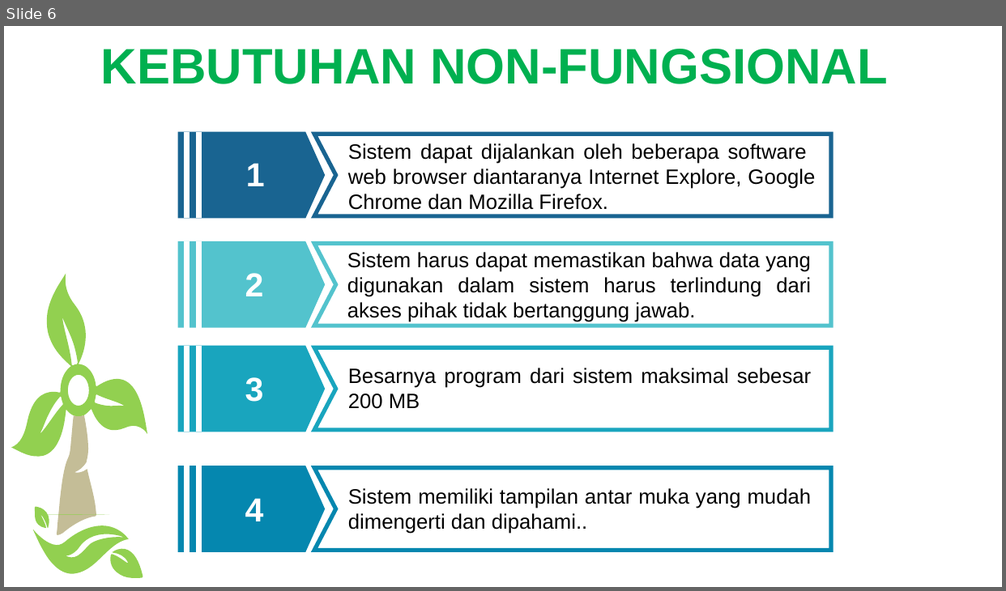
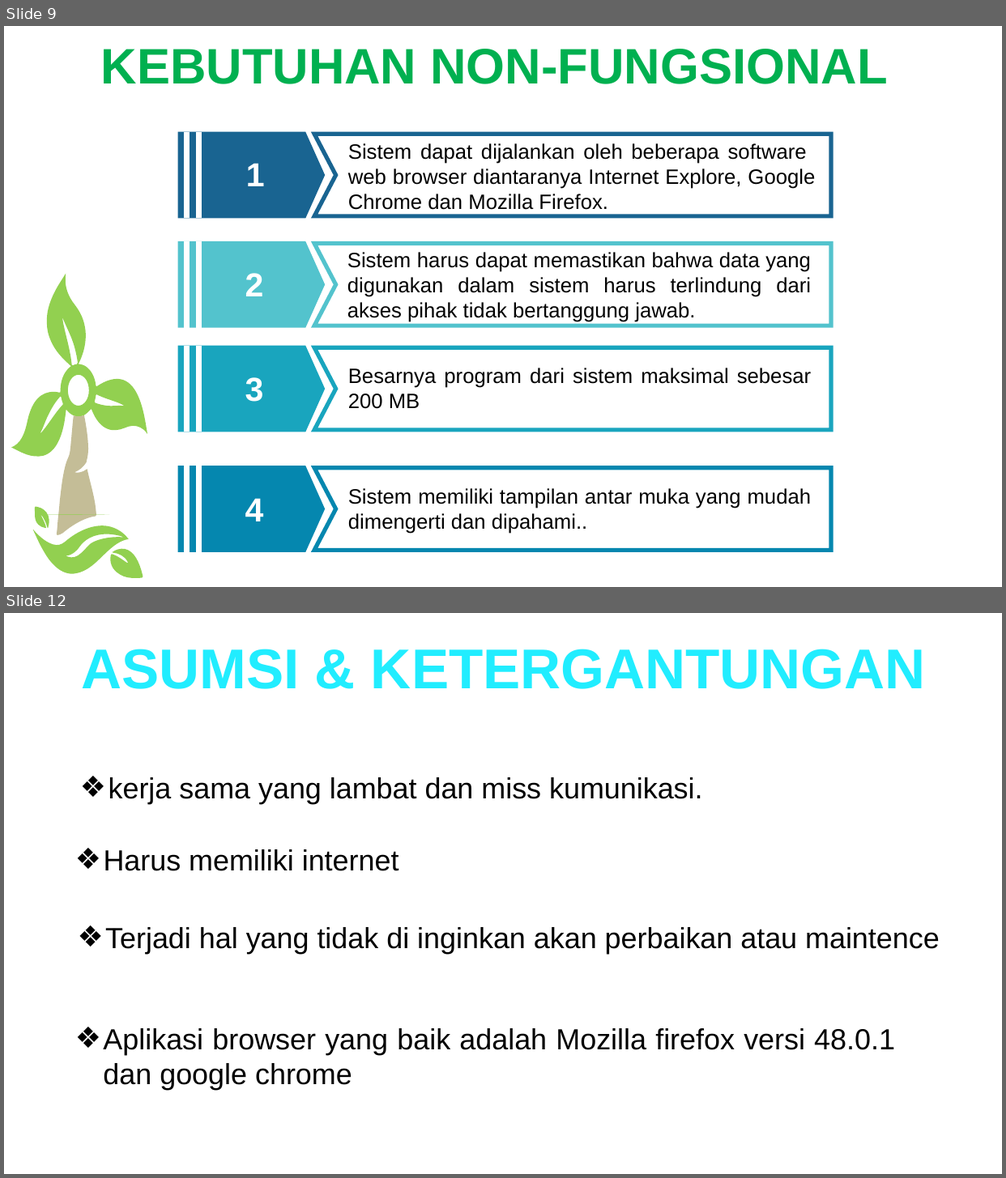
Before and after one commit to sahrul1610/Proyek1, a slide deck: Kelompok Proyek.pptx. Shown one above the other, each under a label of ours: slide 6 before the commit, slides 9 and 12 after it; the slides between them are not shown. The pictures are 1006x591 and 1006x1178 pixels, drawn with LibreOffice and Linux fonts; fonts in the diff are those of the drawing; background and template pictures are left out. Boxes give left, top, right and bottom in pixels: in the first picture for what was removed or moved away, otherwise in the second. Text is boxed around its words. In the diff, an @@ line names an element or a change of style, - is before the commit and + after.

```diff
--- a/Kelompok Proyek.pptx
+++ b/Kelompok Proyek.pptx
@@ slide 12 added at [4,613,1002,1174], background picture (left out) @@
@@ text added at [81,649,926,689], 54 pt, text gradient #00838F to #21EDFF to #0DEBFF, bold @@
+ASUMSI & KETERGANTUNGAN
@@ text added at [108,777,703,804], 28 pt, text #000000 @@
+❖ kerja sama yang lambat dan miss kumunikasi.
@@ text added at [104,850,399,871], 28 pt, text #000000 @@
+❖ Harus memiliki internet
@@ text added at [105,927,940,954], 28 pt, text #000000 @@
+❖ Terjadi hal yang tidak di inginkan akan perbaikan atau maintence
@@ text added at [103,1029,895,1090], 28 pt, text #000000 @@
+❖ Aplikasi browser yang baik adalah Mozilla firefox versi 48.0.1 dan google chrome
@@ what was slide 6 is now slide 9 @@
```
Also in this commit, not shown: 6 slides changed, 6 other slides added, 5 slides removed, 1 other file.
